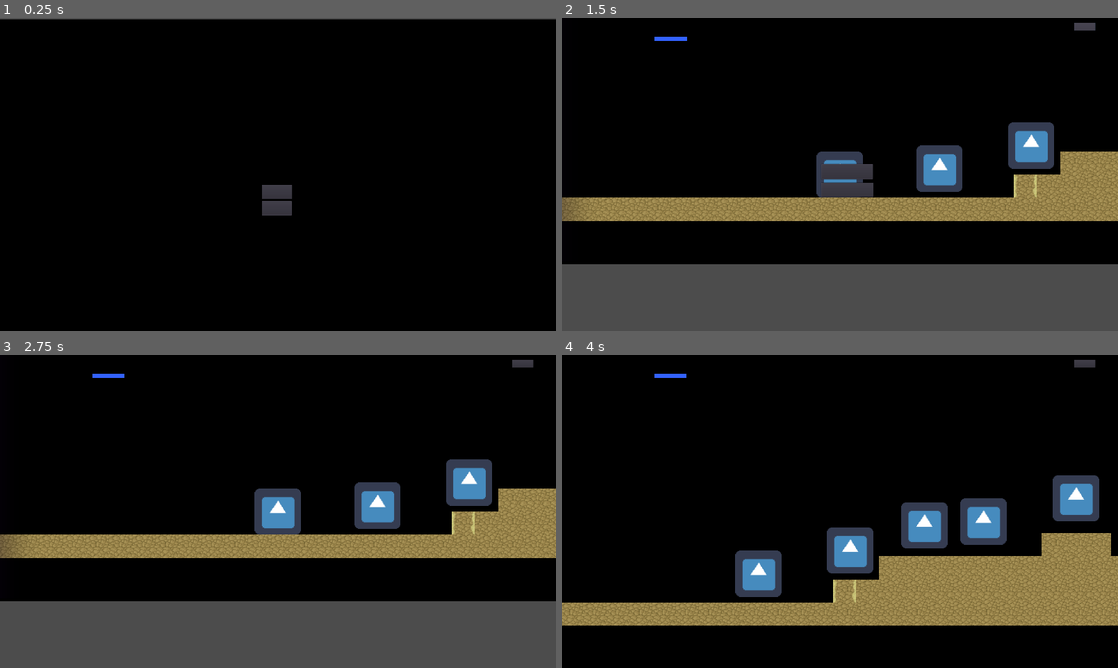
Above: before the commit, frames 1-4 (two rows, left to right).
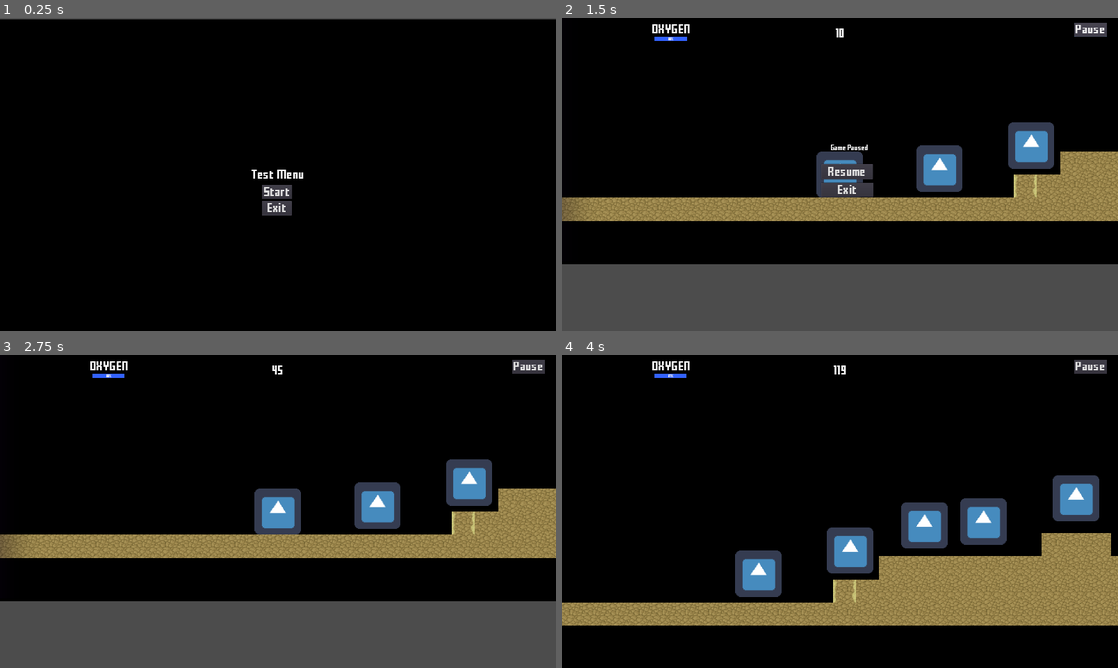
Above: after the commit, the same moments.

Repository: Kreateer/game-off-2020
Game: Godot game, scene res://scenes/Main.tscn
The game is run twice, just before and just after one commit, with the same random seed, the same clock (stepped at 60 frames per second) and the same inputs. The engine's default icon, where the game draws it, is replaced by a stand-in: a white triangle on a blue panel in a dark square.
Inputs:
- Up to frame 1 (0.25 s): no input
- Up to frame 2 (1.5 s): click "Start" at 0.5 s; click "Pause" at 1.25 s
- Up to frame 3 (2.75 s): click "Resume" at 2 s
- Up to frame 4 (4 s): tap Enter at 2.75 s; hold W (jump) 2.78-3.53 s; hold D (right) from 2.78 s (still down); tap W (jump) at 3.6, 3.77 s

The runs differ from the first frame. In frame 1, 0.3% of the frame differs, in the area x 45-55%, y 48-62%; in frame 2, 0.6%, in the area x 16-98%, y 1-57%; in frame 3, 0.4%; in frame 4, 0.4%.

Commit message:
Add general class for beings

Diff:
--- a/project.godot
+++ b/project.godot
@@ -9,10 +9,10 @@
 config_version=4
 
 _global_script_classes=[ {
-"base": "",
-"class": "GitAPI",
-"language": "NativeScript",
-"path": "res://git_api.gdns"
+"base": "KinematicBody2D",
+"class": "Character",
+"language": "GDScript",
+"path": "res://scripts/Character.gd"
 }, {
 "base": "Node",
 "class": "Inventory",
@@ -25,7 +25,7 @@
 "path": "res://scripts/Trader/Item.gd"
 } ]
 _global_script_class_icons={
-"GitAPI": "",
+"Character": "",
 "Inventory": "",
 "Item": ""
 }
@@ -50,7 +50,7 @@
 
 [gdnative]
 
-singletons=[ "res://git_api.gdnlib" ]
+singletons=[  ]
 
 [importer_defaults]
 
--- /dev/null
+++ b/scripts/Character.gd
@@ -0,0 +1,40 @@
+extends KinematicBody2D
+
+"""
+This class provides general functionality for beings in the game.
+"""
+class_name Character
+
+signal Dead(cause)
+
+export (int) var movement_speed = 100
+export (int) var gravity = 1200
+export (int) var jump_speed = -400
+
+var health = max_health
+var max_health = 100
+
+var jumping = false
+var alive = true
+var velocity = Vector2()
+var edge_lvl_r = 5
+var edge_lvl_l = 8
+
+var screen_size # Empty var to hold screen size
+var origin = Vector2()
+
+
+func get_damage(amount):
+	if alive:
+		health -= amount
+		if health <= 0:
+			_die(Constants.HEALTH)
+		else:
+			print("Damaged {0} points".format([amount]))
+
+
+# Main death function
+func _die(cause):
+	if alive:
+		alive = false
+		emit_signal("Dead", cause)
--- a/scripts/PickupItem01.gd
+++ b/scripts/PickupItem01.gd
@@ -5,7 +5,7 @@
 	var main = self.get_parent()
 	for child in main.get_children():
 		if child.name == "Player":
-			child.player_damage(50)
+			child.get_damage(50)
 	pass
 
 
--- a/scripts/Player.gd
+++ b/scripts/Player.gd
@@ -1,24 +1,8 @@
-extends KinematicBody2D
+extends Character
 
-signal Dead(cause)
+var max_oxygen = 100
+var oxygen = max_oxygen
 
-export (int) var movement_speed = 100
-export (int) var gravity = 1200
-export (int) var jump_speed = -400
-
-var velocity = Vector2()
-var jumping = false
-var max_health = 100
-var max_oxygen = 100
-var alive = true
-var oxygen = max_oxygen
-var health = max_health
-
-var edge_lvl_r = 5
-var edge_lvl_l = 8
-
-var screen_size # Empty var to hold screen size
-var origin = Vector2()
 
 # Called when the node enters the scene tree for the first time.
 func _ready():
@@ -27,17 +11,19 @@
 	resetPosition()
 	resetAttributes()
 
+
 # Reset the position of the player to the starting point and
 # re-initialize all health / oxygen parameters
 func resetPosition():
-	self.position.x = origin.x
-	self.position.y = origin.y
+	self.position = origin
+
 
 func resetAttributes():
 	health = max_health
 	oxygen = max_oxygen
 	movement_speed = 100
 	alive = true
+
 
 # Main Player movement
 func get_input():
@@ -54,14 +40,6 @@
 	if left:
 		velocity.x -= movement_speed
 
-# Main player damage function
-func player_damage(amount):
-	if !alive:
-		return
-	health -= amount
-	print("Damaged {0} points".format([amount]))
-	if health <= 0:
-		_die(Constants.HEALTH)
 
 # Main player heal function
 func player_heal(amount):
@@ -84,7 +62,7 @@
 	if oxygen != max_oxygen:
 		oxygen -= amount
 		print("Oxygen lost {0} points".format([amount]))
-	if oxygen <= 0 || empty == true:
+	if oxygen <= 0 || empty:
 		_die(Constants.SUFFOCATE)
 
 # Sets oxygen value to specific amount
@@ -102,7 +80,7 @@
 		if jumping and is_on_floor():
 			jumping = false
 	else:
-		velocity = Vector2(0, 0)
+		velocity = Vector2()
 	velocity = move_and_slide(velocity, Vector2(0, -1))
 
 # Called every frame. 'delta' is the elapsed time since the previous frame.
@@ -123,9 +101,3 @@
 # Kill Player when exiting map bounds
 func _on_VisibilityNotifier2D_screen_exited():
 	_die(Constants.FALL)
-
-# Main Player death function
-func _die(cause):
-	if alive:
-		alive = false
-		emit_signal("Dead", cause)
Binary file changed: assets/fonts/FFFFORWA.TTF
